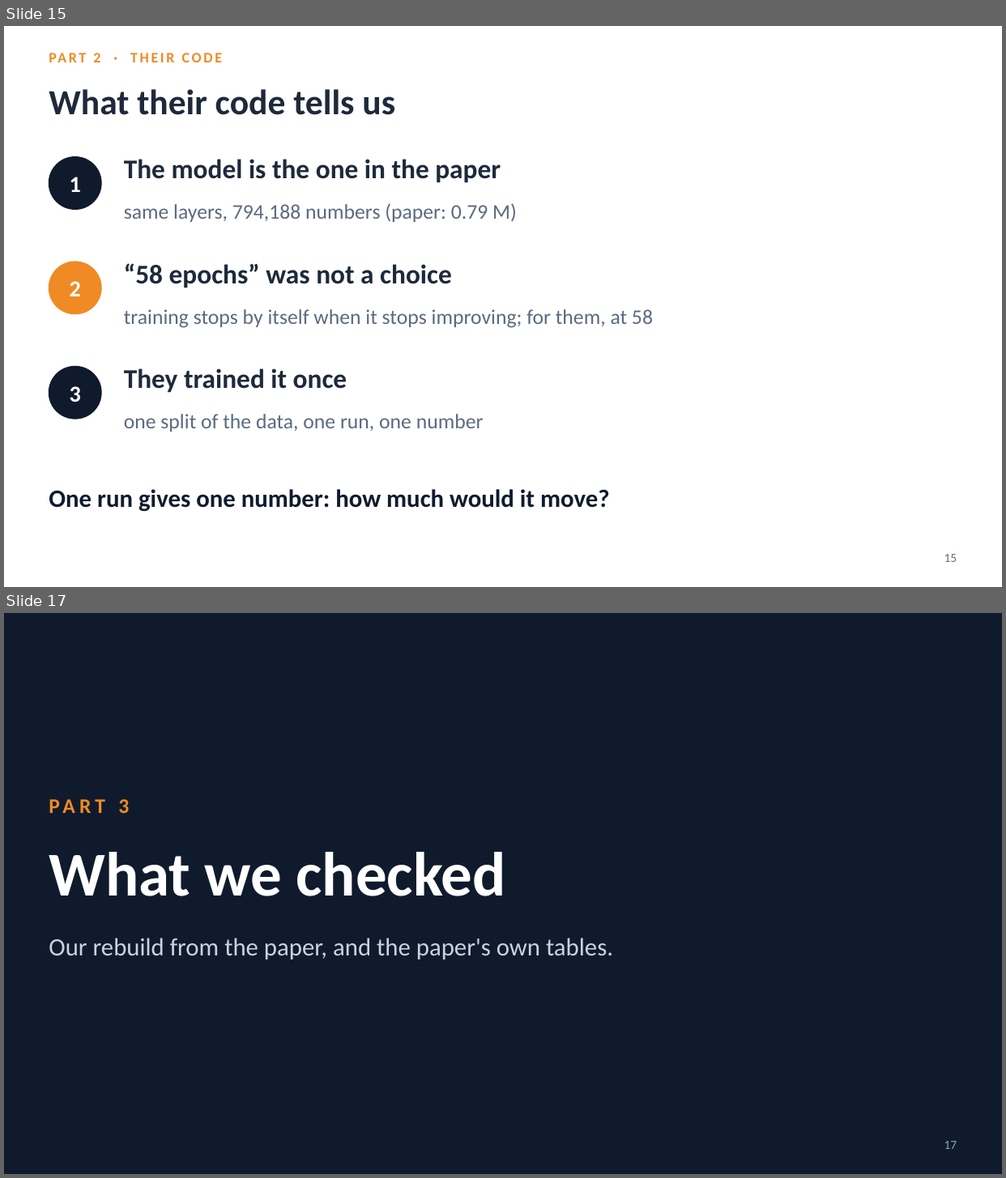
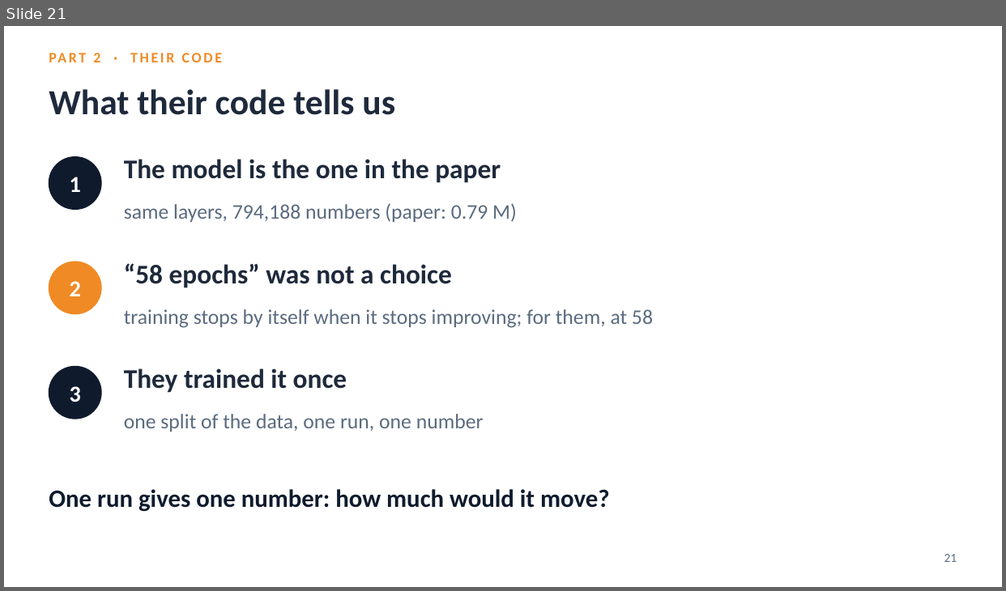
Before and after one commit to YusufBilo78/amc, a slide deck: deck/moshe_paper_icrnna.pptx. Shown one above the other, each under a label of ours: slides 15 and 17 before the commit, slide 21 after it; the slides between them are not shown. The pictures are 1006x1178 and 1006x591 pixels, drawn with LibreOffice and Linux fonts; fonts in the diff are those of the drawing. Boxes give left, top, right and bottom in pixels: in the first picture for what was removed or moved away, otherwise in the second. Text is boxed around its words. In the diff, an @@ line names an element or a change of style, - is before the commit and + after.

```diff
--- a/deck/moshe_paper_icrnna.pptx
+++ b/deck/moshe_paper_icrnna.pptx
@@ slide 17 removed at [4, 613, 1002, 1174], background #0F1B2D @@
@@ text removed at [118, 799, 129, 813] @@
-PART 3
@@ text removed at [49, 852, 506, 897] @@
-What we checked
@@ text removed at [49, 938, 613, 960] @@
-Our rebuild from the paper, and the paper's own tables.
@@ text removed at [944, 1141, 957, 1149] @@
-17
@@ what was slide 15 is now slide 21 @@
@@ slide 21 changed as well @@
@@ text at [944, 554, 957, 562]: text changed @@
-15
+21
```
Also in this commit, not shown: 17 other slides changed, 6 slides added, 3 other slides removed, 4 other files.
